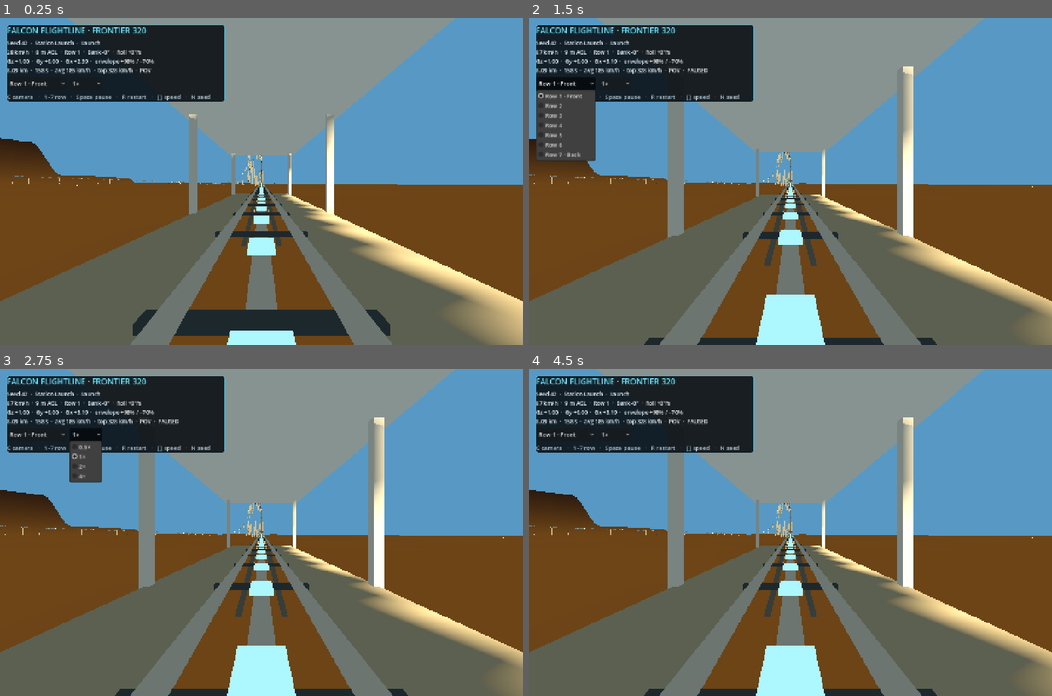
Above: before the commit, frames 1-4 (two rows, left to right).
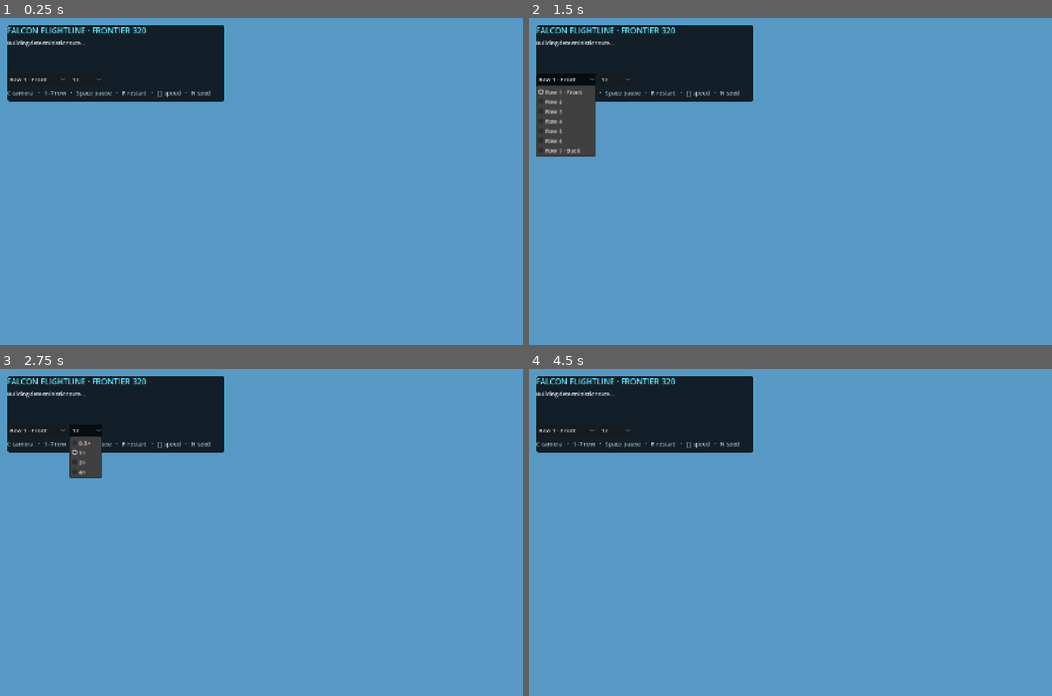
Above: after the commit, the same moments.

Repository: Banrs/Vibe-Coaster
Game: Godot game, scene res://main.tscn
Two runs of this game, one before a commit and one after it. Both use one fixed random seed, a clock stepped at 60 frames per second and the inputs below.
Inputs (mouse positions are in pixels of both pictures, inside the frame that each line leads up to):
- Up to frame 1 (0.25 s): no input
- Up to frame 2 (1.5 s): tap Enter at 0.5 s; move the mouse to (905, 165) at 0.52 s; hold D 0.53-1.25 s; hold Q 0.53-1.25 s; click (905, 165) at 0.67 s; tap Space at 0.77 s; click "Row 1 · Front" at 1.25 s
- Up to frame 3 (2.75 s): click "1×" at 2 s
- Up to frame 4 (4.5 s): tap Space at 2.75, 4.25 s; drag from (685, 548) to (764, 597) at 2.77 s; tap Enter at 3.5 s; move the mouse to (842, 460) at 3.52 s; hold D 3.53-4.25 s; hold Shift 3.53-4.25 s; drag from (764, 597) to (633, 483) at 4.27 s

The runs differ from the first frame. In frame 1, 67% of the frame differs, in the area x 0-100%, y 0-100%; in frame 2, 68%; in frame 3, 68%; in frame 4, 68%.
Error after the commit: Invalid access to property or key 'positions' on a base object of type 'Dictionary'. (res://verify.gd:319)

Commit message:
feat: enforce declared role bands on generated geometry
route_contract now measures each declared role's real generated length
from the compiled role spans and trajectory distances and rejects any
length outside the plan's declared band; the twenty role lengths
partition the route exactly. Role span ownership must be total,
contiguous, and in reviewed order - a missing role is a hard compile
failure, never a silent Vector2i(-1, -1). Known honest red: every seed
now fails on return-turn-a (569.9-570.2 m vs 420-540 m) until the turn
is re-authored.

Co-Authored-By: Claude Fable 5 <noreply@anthropic.com>

Diff:
--- a/godot/ride_program.gd
+++ b/godot/ride_program.gd
@@ -234,6 +234,10 @@
 	var seam_errors := _validate_control_seams(spans)
 	if not seam_errors.is_empty():
 		return {"ok": false, "errors": seam_errors}
+	var role_spans := material_role_spans(spans)
+	if not role_spans.ok:
+		return _failure("material role span ownership is incomplete", "role_spans",
+			{"observed": {"ownership_errors": role_spans.errors}})
 	return {
 		"ok": true,
 		"errors": PackedStringArray(),
@@ -242,7 +246,7 @@
 		"spans": spans,
 		"span_metadata": metadata,
 		"gesture_spans": gestures,
-		"role_spans": _material_role_spans(spans),
+		"role_spans": role_spans.role_spans,
 		"propulsion_by_span": propulsion,
 		"minimum_speed_by_span": minimum_speeds,
 		"tunnel_span_ranges": tunnels,
@@ -1577,7 +1581,10 @@
 	propulsion.append(propulsion_id)
 
 
-static func _material_role_spans(spans: Array) -> Dictionary:
+## Reconstruct which material role owns each authored span. Ownership must be total, ordered
+## and contiguous: an unowned span, a split role or an unauthored role is a hard failure, never
+## a silent Vector2i(-1, -1).
+static func material_role_spans(spans: Array) -> Dictionary:
 	var prefixes := {
 		"station-launch": ["launch/"],
 		"opener-twisted-drop": ["crest/", "drop/"],
@@ -1600,18 +1607,38 @@
 		"return-height-b": ["raceway/height-b/"],
 		"terminal-capture-brakes": ["capture/", "brakes/", "station/"],
 	}
+	var errors := PackedStringArray()
 	var result := {}
-	for role_id in MATERIAL_ROLE_IDS:
-		var first := -1
-		var last := -1
-		for index in spans.size():
-			var span_id := str(spans[index].span_id)
-			for prefix in prefixes[role_id]:
-				if span_id.begins_with(prefix):
-					if first < 0: first = index
-					last = index
-		result[role_id] = Vector2i(first, last)
-	return result
+	var block_order := PackedInt32Array()
+	for index in spans.size():
+		var span_id := str(spans[index].span_id)
+		var owner := -1
+		for role_index in MATERIAL_ROLE_IDS.size():
+			for prefix in prefixes[MATERIAL_ROLE_IDS[role_index]]:
+				if not span_id.begins_with(prefix):
+					continue
+				if owner >= 0 and owner != role_index:
+					errors.append("span %s is claimed by both %s and %s" % [
+						span_id, MATERIAL_ROLE_IDS[owner], MATERIAL_ROLE_IDS[role_index]])
+				owner = role_index
+		if owner < 0:
+			errors.append("span %s is owned by no material role" % span_id)
+			continue
+		var role_id: String = MATERIAL_ROLE_IDS[owner]
+		if block_order.is_empty() or block_order[-1] != owner:
+			if result.has(role_id):
+				errors.append("material role %s owns a non-contiguous span block" % role_id)
+			block_order.append(owner)
+			result[role_id] = Vector2i(index, index)
+		else:
+			result[role_id] = Vector2i(result[role_id].x, index)
+	for role_index in MATERIAL_ROLE_IDS.size():
+		if not result.has(MATERIAL_ROLE_IDS[role_index]):
+			errors.append("material role %s owns no authored span" % MATERIAL_ROLE_IDS[role_index])
+		elif role_index >= block_order.size() or block_order[role_index] != role_index:
+			errors.append("material role %s is not authored in reviewed order"
+				% MATERIAL_ROLE_IDS[role_index])
+	return {"ok": errors.is_empty(), "role_spans": result, "errors": errors}
 
 
 static func _validate_control_seams(spans: Array) -> PackedStringArray:
--- a/godot/ride_program_tests.gd
+++ b/godot/ride_program_tests.gd
@@ -35,6 +35,7 @@
 	_test_return_flow_classifier_rejects_neutral_interval()
 	_test_terrain_story_capability_is_finite_and_handed()
 	_test_station_local_program_compiles()
+	_test_material_role_span_ownership_is_total()
 	_test_malformed_capture_is_structured()
 	_test_impossible_capture_is_bounded_without_fallback()
 	_test_nonfinite_capture_margin_is_rejected()
@@ -1258,6 +1259,33 @@
 		clampf(normalized_a.dot(normalized_b), -1.0, 1.0))
 
 
+func _test_material_role_span_ownership_is_total() -> void:
+	var orphan := RideProgram.material_role_spans([
+		{"span_id": "launch/ramp"}, {"span_id": "mystery/thing"},
+	])
+	_expect(not orphan.get("ok", true),
+		"a span owned by no material role fails role-span ownership")
+	_expect(_reports(orphan, "mystery/thing"),
+		"the ownership failure names the unowned span: %s" % str(orphan.get("errors", [])))
+	var incomplete := RideProgram.material_role_spans([{"span_id": "launch/ramp"}])
+	_expect(not incomplete.get("ok", true),
+		"a program that authors only one role fails role-span ownership")
+	_expect(_reports(incomplete, "return-turn-a"),
+		"the ownership failure names an unauthored role: %s" % str(incomplete.get("errors", [])))
+	var split := RideProgram.material_role_spans([
+		{"span_id": "launch/ramp"}, {"span_id": "drop/core"}, {"span_id": "launch/core"},
+	])
+	_expect(not split.get("ok", true),
+		"a material role split into non-contiguous span blocks fails role-span ownership")
+
+
+func _reports(result: Dictionary, fragment: String) -> bool:
+	for error in result.get("errors", []):
+		if str(error).contains(fragment):
+			return true
+	return false
+
+
 func _positive_finite(value: Variant) -> bool:
 	return (value is float or value is int) and is_finite(float(value)) and float(value) > 0.0
 
--- a/godot/route_contract.gd
+++ b/godot/route_contract.gd
@@ -283,7 +283,48 @@
 		errors.append("gesture windows do not cover every span")
 	for span_range in compiled.tunnel_span_ranges:
 		_validate_span_range(span_range, span_count, "tunnel", errors)
+	_validate_role_lengths(plan, compiled, trajectory, terrain, errors)
 	return errors
+
+
+## The declared per-role length bands are a claim about the built ride, so they are measured on
+## the accepted trajectory here: the one place that holds both the plan and its geometry.
+## Roles partition the route, so a role spans from its first sample to the next role's.
+static func _validate_role_lengths(
+	plan: Dictionary, compiled: Dictionary, trajectory: Dictionary, terrain: Dictionary,
+	errors: PackedStringArray
+) -> void:
+	if terrain.get("kind") == "synthetic":
+		return
+	var roles: Variant = plan.get("roles")
+	if not roles is Array or roles.is_empty():
+		errors.append("the accepted plan declares no role length bands")
+		return
+	var role_spans: Variant = compiled.get("role_spans")
+	if not role_spans is Dictionary:
+		errors.append("compiled program is missing role_spans")
+		return
+	var last_sample: int = trajectory.distance_m.size() - 1
+	for role in roles:
+		var role_id := str(role.get("id", "")) if role is Dictionary else ""
+		var band: Variant = role.get("length_m") if role is Dictionary else null
+		if role_id.is_empty() or not band is Vector2:
+			errors.append("a declared role has no id and length band")
+			continue
+		var bounds: Variant = role_spans.get(role_id)
+		if not bounds is Vector2i or bounds.x < 0 or bounds.y < bounds.x:
+			errors.append("role %s has no generated span ownership" % role_id)
+			continue
+		var first: int = trajectory.span_index.find(bounds.x)
+		var last: int = trajectory.span_index.rfind(bounds.y)
+		if first < 0 or last < first:
+			errors.append("role %s has no generated span ownership" % role_id)
+			continue
+		var length_m: float = float(trajectory.distance_m[mini(last + 1, last_sample)]) \
+			- float(trajectory.distance_m[first])
+		if length_m < band.x or length_m > band.y:
+			errors.append("role %s generated length %.1f m is outside its declared band %.1f-%.1f m"
+				% [role_id, length_m, band.x, band.y])
 
 
 static func _validate_window_record(
--- a/godot/route_contract_tests.gd
+++ b/godot/route_contract_tests.gd
@@ -1,6 +1,16 @@
 extends SceneTree
 
 const RouteContract := preload("res://route_contract.gd")
+
+const MATERIAL_ROLE_IDS := [
+	"station-launch", "opener-twisted-drop", "opener-teardrop", "opener-release",
+	"act-one-immelmann", "act-one-cutback", "act-one-loop", "act-one-airtime",
+	"act-one-wave", "climb-lsm2", "clifftop-slow-crest", "clifftop-outward-rim",
+	"outward-dive", "tunnel-lsm3", "camelback", "return-turn-a", "return-height-a",
+	"return-turn-b", "return-height-b", "terminal-capture-brakes",
+]
+const ROLE_FIXTURE_BAND_M := Vector2(10.0, 20.0)
+const ROLE_FIXTURE_STEP_M := 15.0
 
 var _errors := PackedStringArray()
 
@@ -12,6 +22,9 @@
 	_test_fixed_terminal_contract_rejects_invalid_tolerances()
 	_test_initial_state_uses_tight_finite_tolerances()
 	_test_gesture_analytic_onset_contract()
+	_test_generated_role_lengths_inside_declared_bands_are_accepted()
+	_test_generated_role_length_outside_its_declared_band_is_rejected()
+	_test_missing_role_span_ownership_is_rejected()
 	for error in _errors:
 		printerr(error)
 	quit(0 if _errors.is_empty() else 1)
@@ -115,6 +128,156 @@
 	negative.compiled.gesture_spans[0].peak_profile_normal_onset_estimate_gps = -0.001
 	_expect_rejected(negative, "peak_profile_normal_onset_estimate_gps",
 		"a gesture with negative analytic normal onset")
+
+
+func _test_generated_role_lengths_inside_declared_bands_are_accepted() -> void:
+	var route := _built_role_route(_role_fixture())
+	_expect(not _contains(route.get("errors", []), "generated length"),
+		"in-band generated role lengths report no band miss: %s" % str(route.get("errors", [])))
+	_expect(not _contains(route.get("errors", []), "span ownership"),
+		"complete role ownership reports no ownership miss: %s" % str(route.get("errors", [])))
+
+
+func _test_generated_role_length_outside_its_declared_band_is_rejected() -> void:
+	var fixture := _role_fixture({15: 100.0})
+	_expect_rejected(fixture, "generated length",
+		"a generated role longer than its declared band")
+	var route := _built_role_route(fixture)
+	_expect(_contains(route.get("errors", []), "return-turn-a"),
+		"the out-of-band diagnostic names the offending role: %s" % str(route.get("errors", [])))
+	_expect_rejected(_role_fixture({4: 1.0}), "generated length",
+		"a generated role shorter than its declared band")
+
+
+func _test_missing_role_span_ownership_is_rejected() -> void:
+	var erased := _role_fixture()
+	erased.compiled.role_spans.erase("return-turn-a")
+	_expect_rejected(erased, "span ownership", "a role with no compiled span ownership")
+	var sentinel := _role_fixture()
+	sentinel.compiled.role_spans["camelback"] = Vector2i(-1, -1)
+	_expect_rejected(sentinel, "span ownership", "a role left at the unmatched sentinel")
+	var absent := _role_fixture()
+	absent.compiled.erase("role_spans")
+	_expect_rejected(absent, "role_spans", "a compiled program without role spans")
+
+
+## One synthetic span per declared role, so a role's generated length is the distance the
+## trajectory covers between its span boundary and the next role's.
+func _role_fixture(step_overrides: Dictionary = {}) -> Dictionary:
+	var span_count := MATERIAL_ROLE_IDS.size()
+	var spans := []
+	var roles := []
+	var role_spans := {}
+	var propulsion := PackedInt32Array()
+	var minimum_speeds := PackedFloat64Array()
+	var distances := PackedFloat64Array([0.0])
+	var travelled := 0.0
+	for index in span_count:
+		spans.append({"span_id": "role-%02d" % index})
+		roles.append({"id": MATERIAL_ROLE_IDS[index], "length_m": ROLE_FIXTURE_BAND_M})
+		role_spans[MATERIAL_ROLE_IDS[index]] = Vector2i(index, index)
+		propulsion.append((index + 1) if index < 3 else 0)
+		minimum_speeds.append(0.0)
+		travelled += float(step_overrides.get(index, ROLE_FIXTURE_STEP_M))
+		distances.append(travelled)
+	var count := span_count + 1
+	var times := PackedFloat64Array()
+	var positions := PackedVector3Array()
+	var tangents := PackedVector3Array()
+	var ups := PackedVector3Array()
+	var speeds := PackedFloat64Array()
+	var zeros := PackedFloat64Array()
+	var curvatures := PackedVector3Array()
+	var span_index := PackedInt32Array()
+	for index in count:
+		times.append(float(index))
+		positions.append(Vector3(distances[index], 0.0, 0.0))
+		tangents.append(Vector3.RIGHT)
+		ups.append(Vector3.UP)
+		speeds.append(1.0)
+		zeros.append(0.0)
+		curvatures.append(Vector3.ZERO)
+		span_index.append(mini(index, span_count - 1))
+	var station_position := positions[count - 1]
+	var gesture := {
+		"story_slot_id": "synthetic",
+		"display_name": "Synthetic",
+		"diagnostic_kind": "",
+		"occurrence": 0,
+		"window_id": "synthetic/whole/00",
+		"first_span": 0,
+		"last_span": span_count - 1,
+		"peak_profile_normal_onset_estimate_gps": 7.875,
+		"role_windows": [{
+			"id": "core",
+			"display_name": "Core",
+			"diagnostic_kind": "",
+			"occurrence": 0,
+			"window_id": "synthetic/core/00",
+			"first_span": 0,
+			"last_span": span_count - 1,
+		}],
+	}
+	var plan := {"schema_version": 1, "preset_id": "material-v1", "decisions": {},
+		"terrain_frame": {}, "station": {}, "corridor": {},
+		"route_length_m": Vector2(7800.0, 8200.0), "roles": roles}
+	var compiled := {
+		"spans": spans,
+		"gesture_spans": [gesture],
+		"tunnel_span_ranges": [],
+		"role_spans": role_spans,
+		"propulsion_by_span": propulsion,
+		"minimum_speed_by_span": minimum_speeds,
+		"generation_stats": {"accepted_integrations": 1, "repair_count": 0},
+		"plan": plan,
+		"role_allocations_m": {},
+		"return_entry_gate": {},
+		"terminal_contract": {
+			"station_position_m": station_position,
+			"station_tangent": Vector3.RIGHT,
+			"station_up": Vector3.UP,
+			"terminal_speed_mps": 1.0,
+			"position_tolerance_m": 0.001,
+			"angle_tolerance_rad": 0.0001,
+			"speed_tolerance_mps": 0.0001,
+		},
+	}
+	var trajectory := {
+		"ok": true,
+		"errors": PackedStringArray(),
+		"time_s": times,
+		"distance_m": distances,
+		"position_m": positions,
+		"tangent": tangents,
+		"rider_up": ups,
+		"speed_mps": speeds,
+		"normal_g": zeros.duplicate(),
+		"lateral_g": zeros.duplicate(),
+		"drive_g": zeros.duplicate(),
+		"longitudinal_g": zeros.duplicate(),
+		"roll_rate_rad_s": zeros.duplicate(),
+		"curvature_vector_m_inv": curvatures,
+		"span_index": span_index,
+		"dense_output": {"max_kinematic_defect_mps": 0.0},
+	}
+	return {
+		# Not "synthetic": the declared-band gate is skipped only for the terrain-free fixture.
+		"terrain": {"kind": "role-fixture"},
+		"initial": {
+			"position_m": Vector3.ZERO,
+			"tangent": Vector3.RIGHT,
+			"rider_up": Vector3.UP,
+			"speed_mps": 1.0,
+		},
+		"plan": plan,
+		"compiled": compiled,
+		"trajectory": trajectory,
+	}
+
+
+func _built_role_route(fixture: Dictionary) -> Dictionary:
+	return RouteContract.build(42, fixture.terrain, fixture.initial, fixture.plan,
+		fixture.compiled, fixture.trajectory)
 
 
 func _fixture() -> Dictionary:
